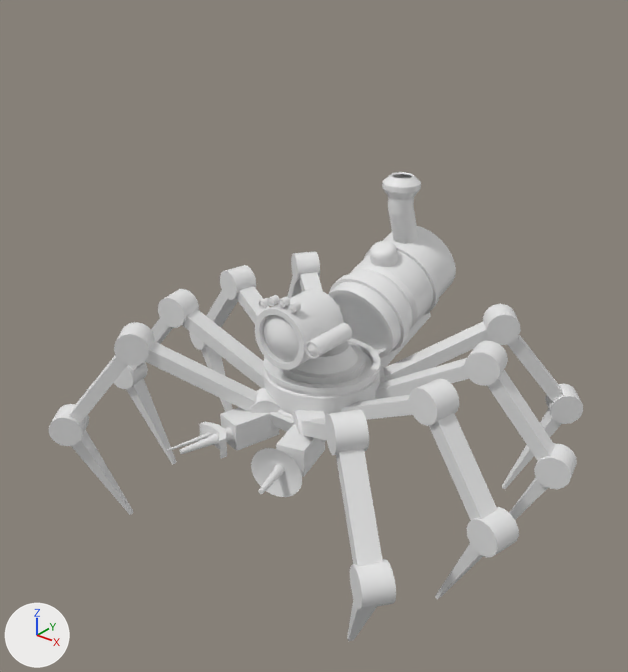
What one commit did to the glTF model Meshes/MechanicalArachnid.glb.
One viewpoint serves both versions: a 50 mm lens placed at (7.1, -8.57, 6.59), pointed at (0.04, 0.26, 1.11). The axes (+X, +Y, +Z) are drawn at lower left. The lights are the same throughout. Both versions are drawn at the pose saved in each file; the numbers are the values there. Vertices at the same position are counted once.
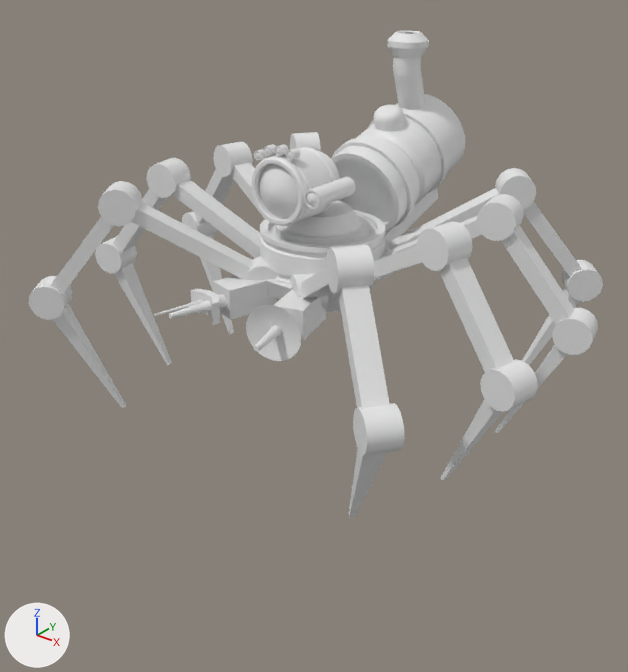
The change in detail:
me_cylinder_009 is used by ob_cylinder_008; parent ob_base; location (0.0, 0.516, -1.005); rotation (-1.571, 0.0, 0.0), in degrees (-90, 0, 0); scale (0.447, 0.447, 0.447).
me_cylinder_009 had 192 vertices, 380 faces and spanned x -1.0..1.0, y -1.0..1.0, z -1.0..1.17.
me_cylinder_009 now has 640 vertices, 1276 faces and spans x -0.45..0.45, y -0.45..0.45, z -0.43..0.52.
me_cylinder_009 part 1: 192 vertices removed from x -1.0..1.0, y -1.0..1.0, z -1.0..1.17; 640 vertices added at x -0.45..0.45, y -0.45..0.45, z -0.43..0.52.
Object 'LegsApplied' (ob_legsapplied) moves from (0.0, 0.0, 0.0) to (0.0, 0.0, 2.08).
Object 'Base' (ob_base) moves from (0.0, 0.5, 0.31) to (0.0, 0.5, 2.39).
Object 'Cylinder.008' (ob_cylinder_008) is rescaled from (0.447, 0.447, 0.447) to (1.0, 1.0, 1.0).

Where the change shows, as pixel boxes [x1, y1, x2, y2] in the pictures (628 x 672 px):
'LegsApplied', moved: before [49, 252, 583, 641]; after [29, 132, 603, 518]
'Cylinder', moved: before [328, 226, 456, 358]; after [331, 94, 465, 231]
'Base', moved: before [263, 338, 381, 419]; after [260, 210, 386, 313]
'Cylinder.008', reshaped, moved, rescaled: before [255, 289, 344, 370]; after [251, 147, 339, 226]
'Cube.002', moved: before [220, 407, 325, 477]; after [213, 276, 326, 341]
'Cylinder.014', moved: before [382, 172, 421, 244]; after [387, 31, 429, 110]
'Cylinder.007', moved: before [251, 448, 302, 497]; after [246, 305, 301, 361]
'Cylinder.002', moved: before [295, 341, 358, 374]; after [285, 201, 361, 236]
'Cylinder.003', moved: before [329, 274, 409, 352]; after [331, 138, 416, 227]
'Cylinder.010', moved: before [305, 323, 352, 359]; after [304, 177, 355, 209]
'Cube.001', moved: before [269, 312, 431, 432]; after [266, 188, 438, 299]
'Cylinder.004', moved: before [364, 241, 440, 316]; after [369, 108, 449, 193]
'Cylinder.005', moved: before [179, 427, 284, 494]; after [169, 295, 282, 351]
'Cylinder.015', moved: before [370, 241, 398, 267]; after [374, 105, 404, 131]
'Cube.003', moved: before [199, 422, 227, 459]; after [190, 289, 220, 325]
'Cylinder.006', moved: before [166, 432, 212, 451]; after [154, 300, 204, 316]
'Cylinder.013', moved: before [288, 301, 301, 313]; after [286, 148, 300, 160]
'Cylinder.009', moved: before [278, 297, 290, 308]; after [275, 144, 288, 156]
'Cylinder.011', moved: before [267, 295, 280, 306]; after [263, 144, 276, 156]
'Cylinder.012', moved: before [258, 298, 269, 309]; after [254, 149, 267, 160]
